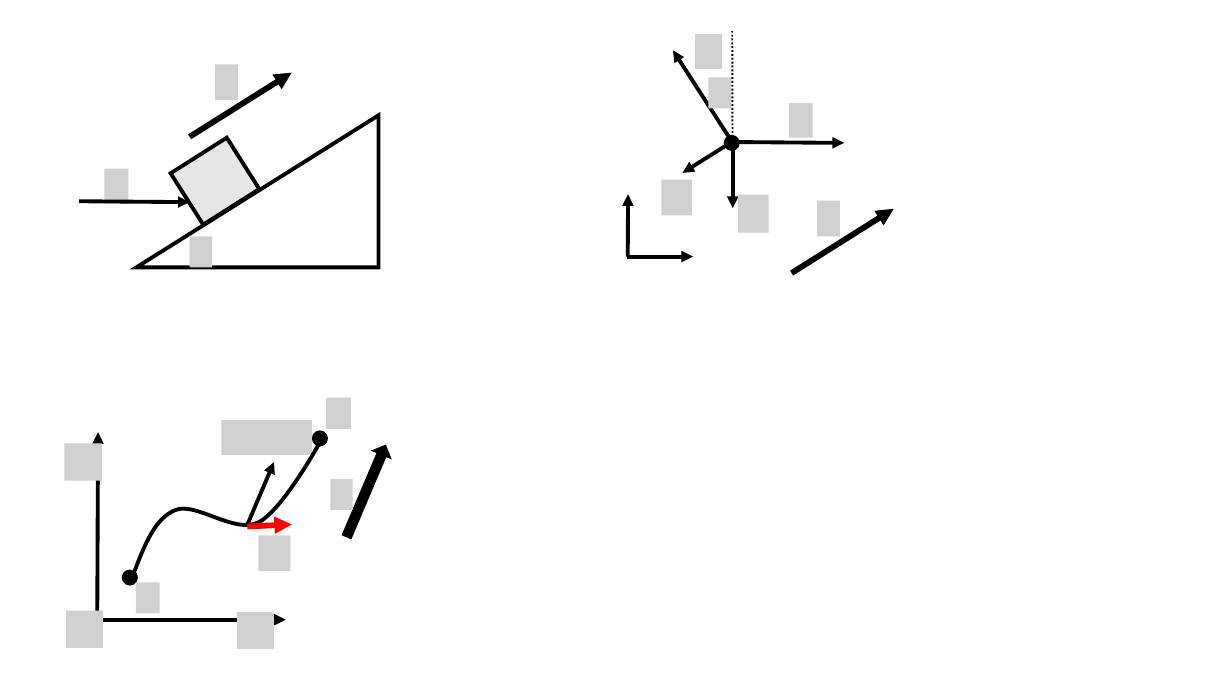
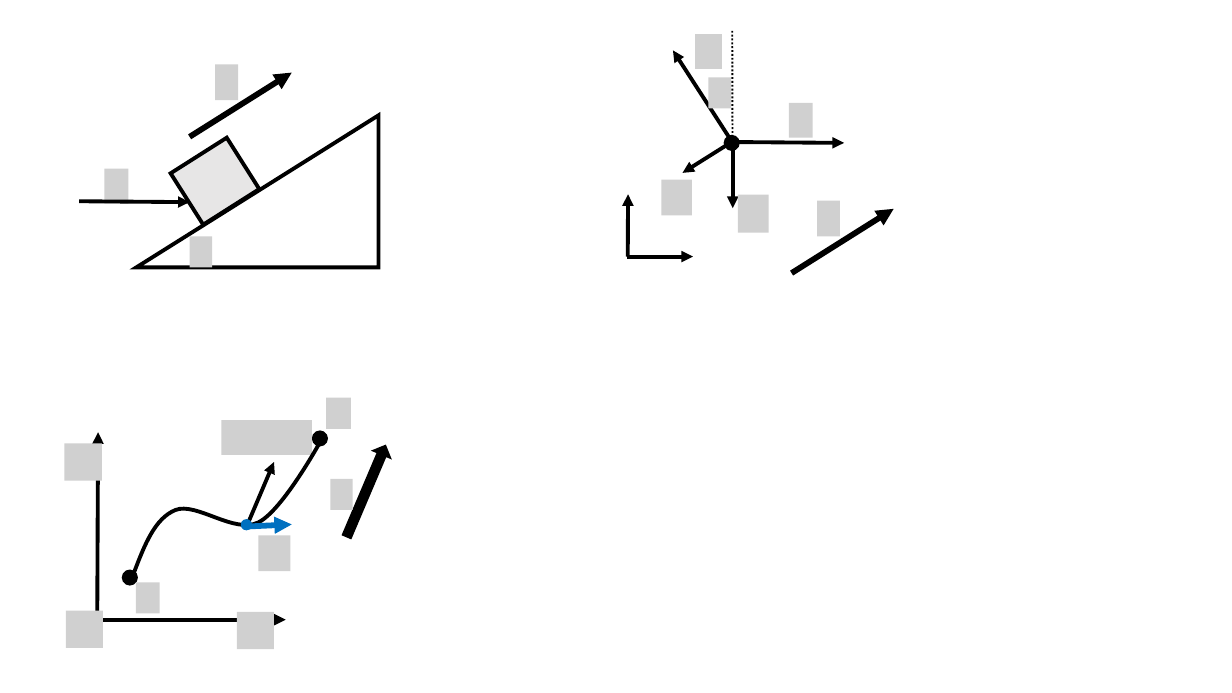
Before and after one commit to OSTP/PhysicsArtofModelling, a slide deck: slide 5 of tex/figures/WorkEnergy/Figures.pptx. Drawn at 1232x693 pixels with LibreOffice and Linux fonts; fonts in the diff are those of the drawing; grey boxes stand for pictures; background and template pictures are left out. Boxes give left, top, right and bottom in pixels: in the first picture for what was removed or moved away, otherwise in the second. Text is boxed around its words. In the diff, an @@ line names an element or a change of style, - is before the commit and + after.

```diff
--- a/tex/figures/WorkEnergy/Figures.pptx
+++ b/tex/figures/WorkEnergy/Figures.pptx
@@ ellipse added at [243,521,250,529], fill #0070C0, outline #0070C0 3 pt @@
@@ arrow (248, 527) - (292, 525): stroke #FF0000 4.5 pt to #0070C0 4.5 pt @@
```
Also in this commit, not shown: 1 other slide changed, 7 other files.
